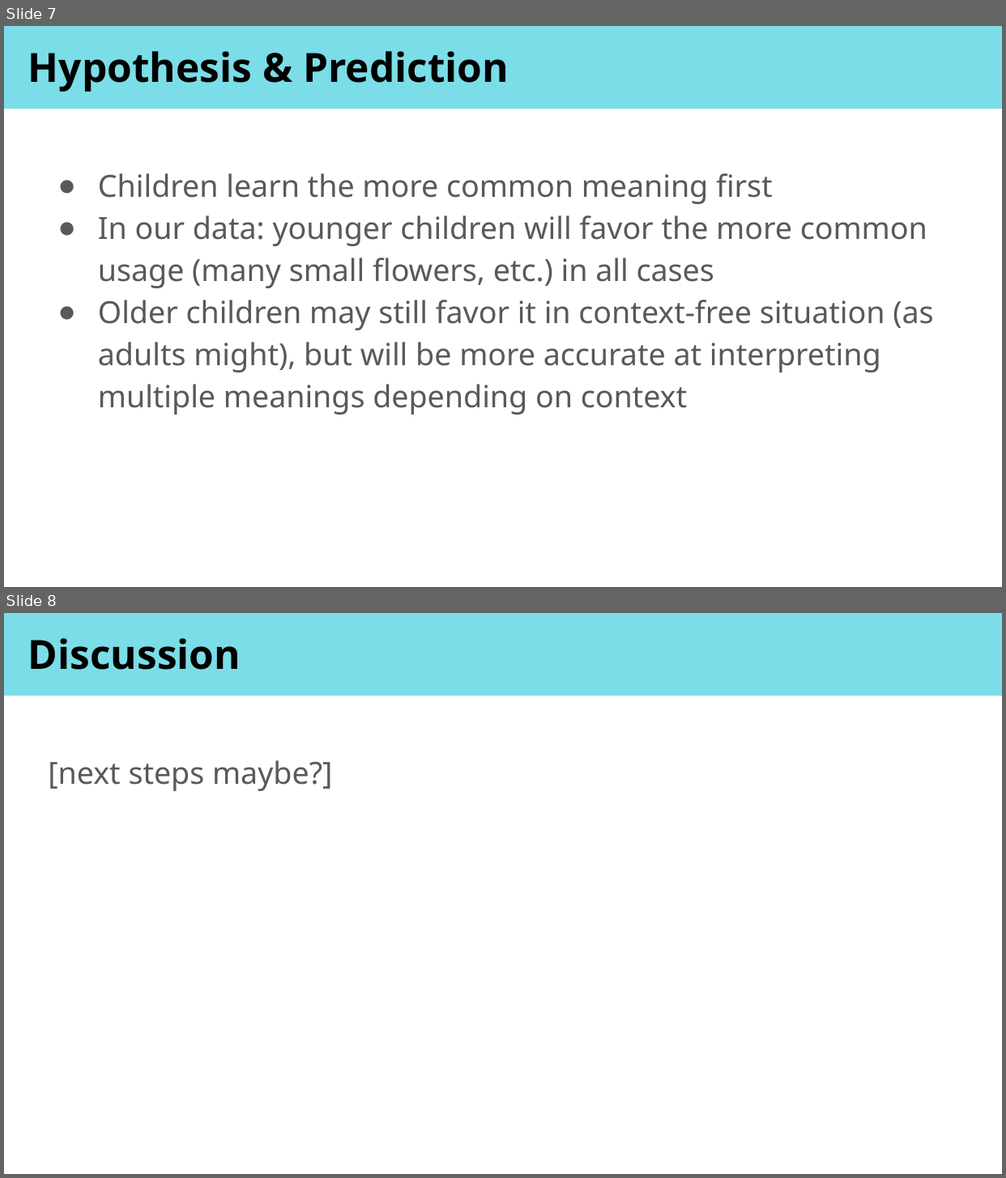
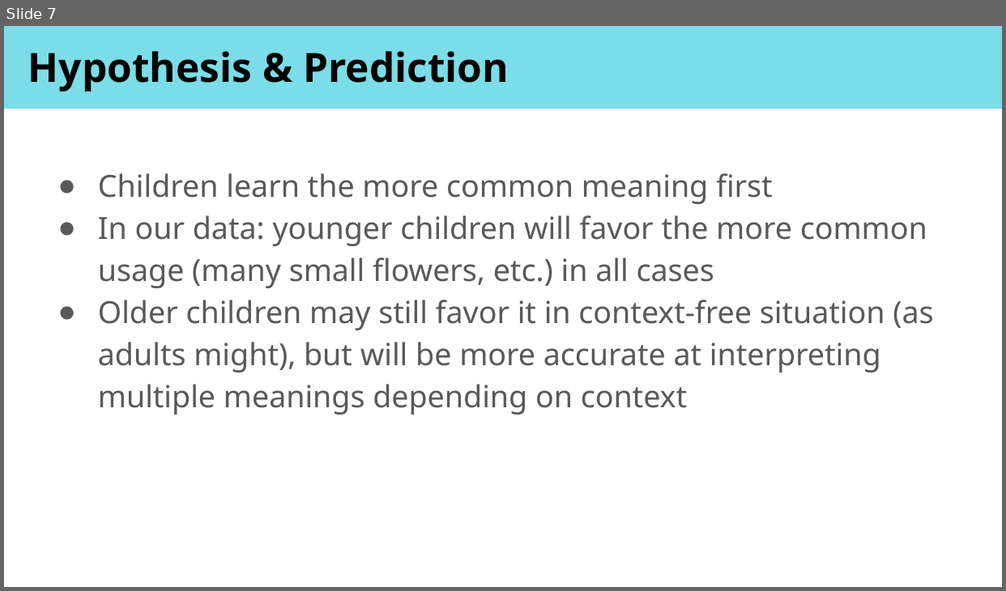
Before and after one commit to shinjinighosh/24.904-Final-Project, a slide deck: 24.904 Final Presentation.odp. Shown one above the other, each under a label of ours: slides 7 and 8 before the commit, slide 7 after it. The pictures are 1006x1178 and 1006x591 pixels, drawn with LibreOffice and Linux fonts; fonts in the diff are those of the drawing. Boxes give left, top, right and bottom in pixels: in the first picture for what was removed or moved away, otherwise in the second. Text is boxed around its words. In the diff, an @@ line names an element or a change of style, - is before the commit and + after.

```diff
--- a/24.904 Final Presentation.odp
+++ b/24.904 Final Presentation.odp
@@ slide 8 removed at box(4, 613, 1002, 1174), background #FFFFFF; not listed: 1 template element that a slide beside it also shows @@
@@ title removed at box(28, 638, 241, 670) @@
-Discussion
@@ text removed at box(48, 760, 332, 791) @@
-[next steps maybe?]
```
Also in this commit, not shown: 3 slides changed, 1 slide added.
